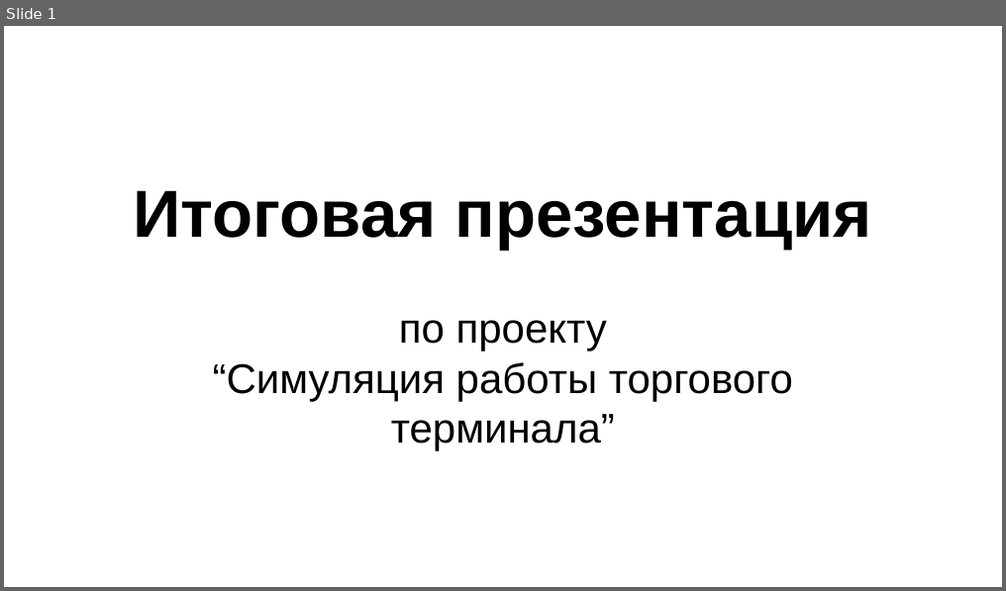
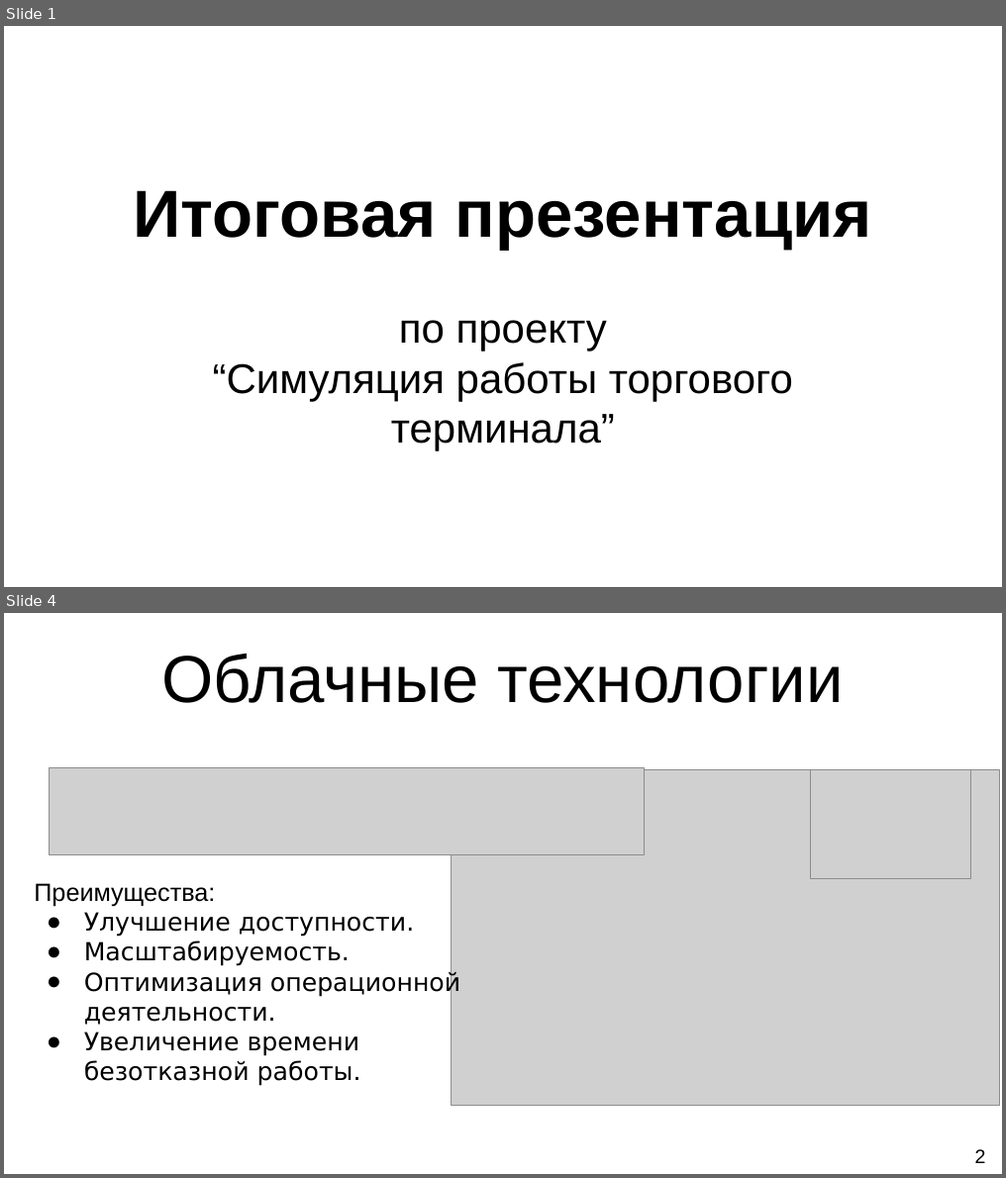
Before and after one commit to DirectoriX/TPRG-TradingTerminal, a slide deck: Отчёты/Торговый терминал.pptx. Shown one above the other, each under a label of ours: slide 1 before the commit, slides 1 and 4 after it; the slides between them are not shown. The pictures are 1006x591 and 1006x1178 pixels, drawn with LibreOffice and Linux fonts; fonts in the diff are those of the drawing; grey boxes stand for pictures; background and template pictures are left out. Boxes give left, top, right and bottom in pixels: in the first picture for what was removed or moved away, otherwise in the second. Text is boxed around its words. In the diff, an @@ line names an element or a change of style, - is before the commit and + after.

```diff
--- a/Отчёты/Торговый терминал.pptx
+++ b/Отчёты/Торговый терминал.pptx
@@ slide 4 added at (4,613,1002,1174), background picture (left out) @@
@@ text added at (162,653,844,703), 48 pt, text #000000 @@
+Облачные технологии
@@ picture added at (49,767,644,856) @@
@@ picture added at (451,769,999,1105) @@
@@ picture added at (810,769,971,878) @@
@@ text added at (34,883,460,1086), 18 pt, text #000000 @@
+Преимущества:
+● Улучшение доступности.
+● Масштабируемость.
+● Оптимизация операционной деятельности.
+● Увеличение времени безотказной работы.
@@ text added at (975,1150,986,1163), 14 pt, text #000000 @@
+2
```
Also in this commit, not shown: 12 slides changed, 1 other slide added, 1 other file.
